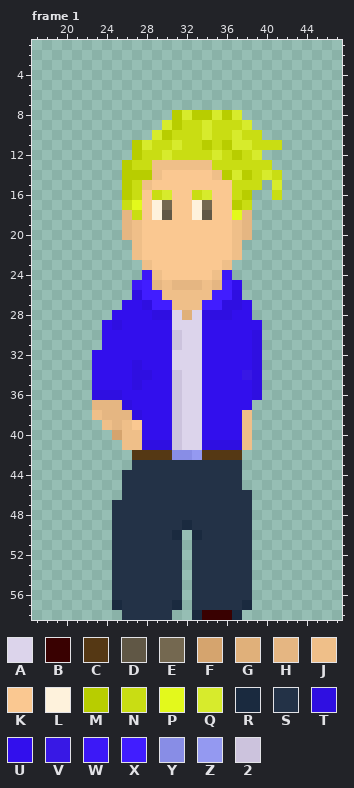
Two versions of one pixel-art file, Assets/art/MainCharacters/Liam/ATTEMPT3/liamRunD.aseprite. Above, as it was before the edit.
64x64 pixels, 5 frames. Pixels under 10% opacity are left out. Colours within 5 levels of each other are drawn and written as one. Shown: frame 1: x 17..47, y 1..58. The commit also changed other frames or places, which this record leaves out.
Palette (. is transparent): A #dcd4eb  B #390101  C #553814  D #605745  E #746850  F #d5a46e  G #e0b07a  H #e5b682  J #efbf89  K #fac891  L #fef2dc  M #b8cd00  N #c9dd13  P #e3f91c  Q #d7eb2c  R #1a2a3f  S #233247  T #2f0fe1  U #320fed  V #3818e5  W #3c18f7  X #411dff  Y #888de6  Z #9499f1  2 #ccc3dd
Pixels before, frame 1, first column x 23:
 8 ........MQMMQMQ....
 9 .......QMNNQNNNQ...
10 ......QMNNNQNNQNN..
11 ....MQNNQNNMNMQQNNN
12 ....MNNQNNNNQNMNQ..
13 ...MNNJJJJJJNNNNNN.
14 ...MMMJKKKKKJMQMNQN
15 ...MNJKKKKKKKKNNN.Q
16 ...MNKNQKKNQKKNM..N
17 ...NPKLEKKLEKKMN...
18 ...HNKLDKKLDKKPH...
19 ...HJKKKKKKKKKJH...
20 ...HJKKKKKKKKKJH...
21 ....JKKKKKKKKKJ....
22 ....JKKKKKKKKKJ....
23 .....JKKKKKKKJ.....
24 .....WJKKKKKJW.....
25 ....WXHJHHHJHXU....
26 ....TXXJJJJJXXT....
27 ...UUTXXJJJXXTTU...
28 ..UUUUTTAGATTTUU...
29 .UTUUUUUAAAUUUUUU..
30 .UUUUUUU2AAUUUUUT..
31 .UUUUUUU2AAUUUUUT..
32 UUUUUUUUAAAUUUUUT..
33 UUUUTUUUAAAUUUUUT..
34 UUUUTTUU2AAUUUUVT..
35 UUUUTUUU2AAUUUUUT..
36 TTTUUUUU2AAUUUUUT..
37 HHHTUUUU2AAUUUUU...
38 JHHHTUUU2AAUUUUJ...
39 .JHJKUUU2AAUUUUJ...
40 ..FJJUUU2AAUUUUJ...
41 ...JJTTT2AATTTTJ...
42 ....CCCCYYZCCCC....
43 ....SSSSSSSSSSS....
44 ...SSSSSSSSSSSS....
45 ...SSSSSSSSSSSS....
46 ...SSSSSSSSSSSSS...
47 ..SSSSSSSSSSSSSS...
48 ..SSSSSSSSSSSSSS...
49 ..SSSSSSSRSSSSSS...
50 ..SSSSSSR.RSSSSS...
51 ..SSSSSSS.SSSSSS...
52 ..SSSSSSS.SSSSSS...
53 ..SSSSSSS.SSSSSS...
54 ..SSSSSSS.SSSSSS...
55 ..SSSSSSS.SSSSSS...
56 ..SSSSSSS.SSSSSS...
57 ..RSSSSSR.SSSSSR...
58 ...SSSSS..RBBBR....
After the commit:
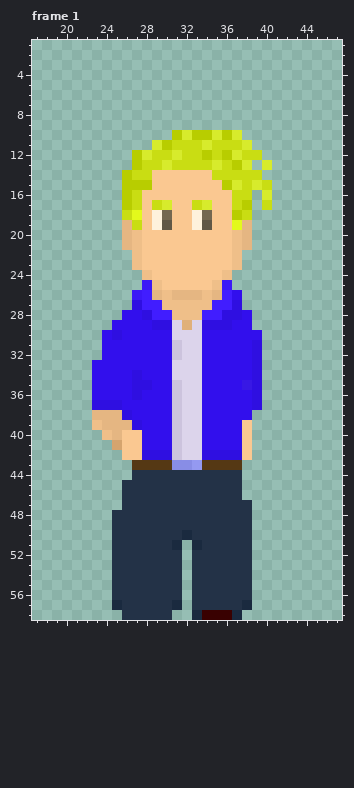
Diff:
Changed rows in their new state; - is an unchanged pixel.
Frame 1:
first column x 23:
 8 --------.......----
 9 -------.........---
10 ------..MQMMQM-..--
11 ----..QMN--Q-NN-...
12 -----Q-NQ--MNMQ-N--
13 ---.M-NQNNNNQ-MQ.Q-
14 ----NNK-----NNNN-..
15 ----MM-------MQ-QN.
16 ------KK--KK---N-Q.
17 ---MN-NQ--NQ--NM-N-
18 ---NP--E---E--MN---
19 ----N-LD--LD--P----
21 ---H-----------H---
23 ----JK-------KJ----
24 -----JK-----KJ-----
25 ----.WJKKKKKJW.----
26 ----W-H-HHH-H-U----
27 ---.TX-J---J-X-.---
28 --.--TXXJJJXX-T----
29 -.U---TT-G-TTT--.--
30 --T-----A-------U--
32 .-------2----------
33 ----U--------------
34 -----U--A------U---
35 -----T---------V---
36 UUU-T--------------
37 TTTU------------T--
38 H--TU----------U---
39 JH-HT----------K---
40 -JHKK----------K---
41 --FKKUUU---UUUUK---
42 ---KKTTT2AATTTTK---
43 ----CCCCYYZCCCC----
44 ---.---------------
46 ---------------.---
47 --.----------------
49 ---------S---------
50 --------SRS--------
51 --------R-R--------
Where, in picture pixels (left, top, right, bottom), the same in both pictures:
changed: (92, 110, 282, 510)
changed: (172, 520, 202, 550)
